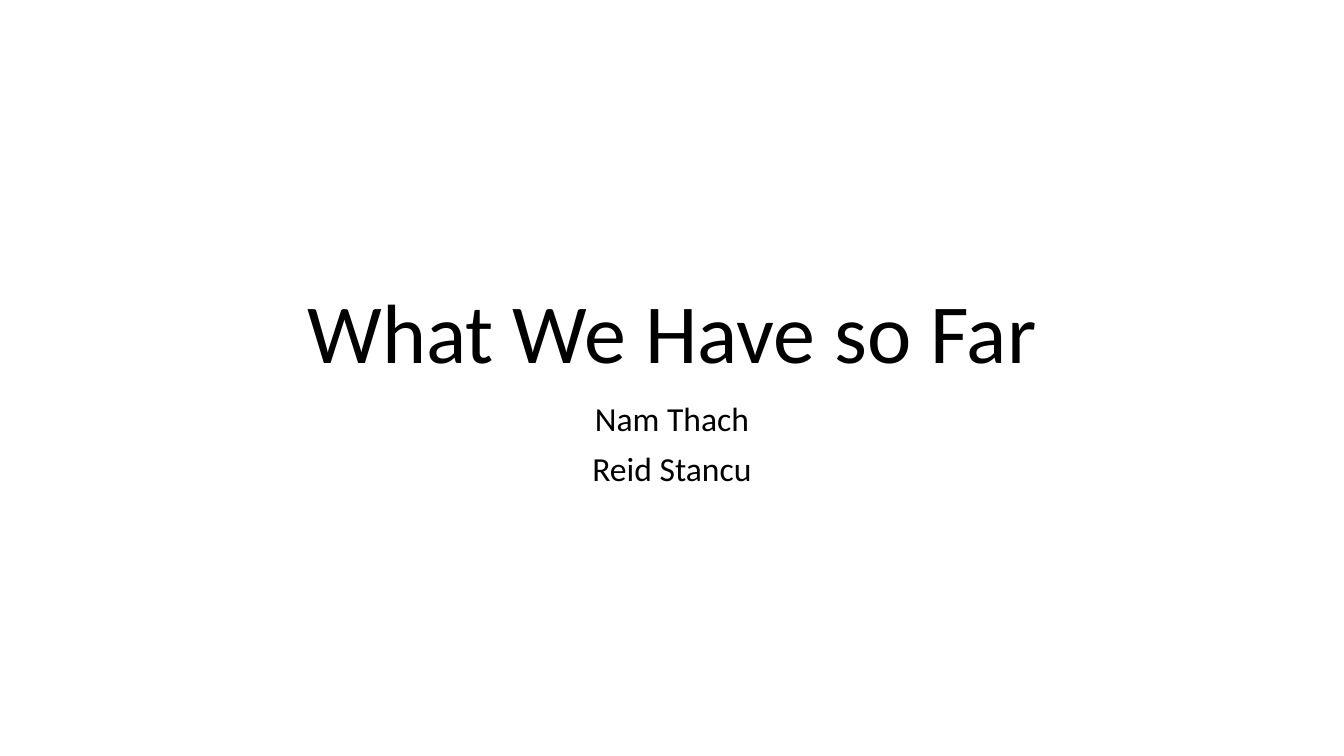
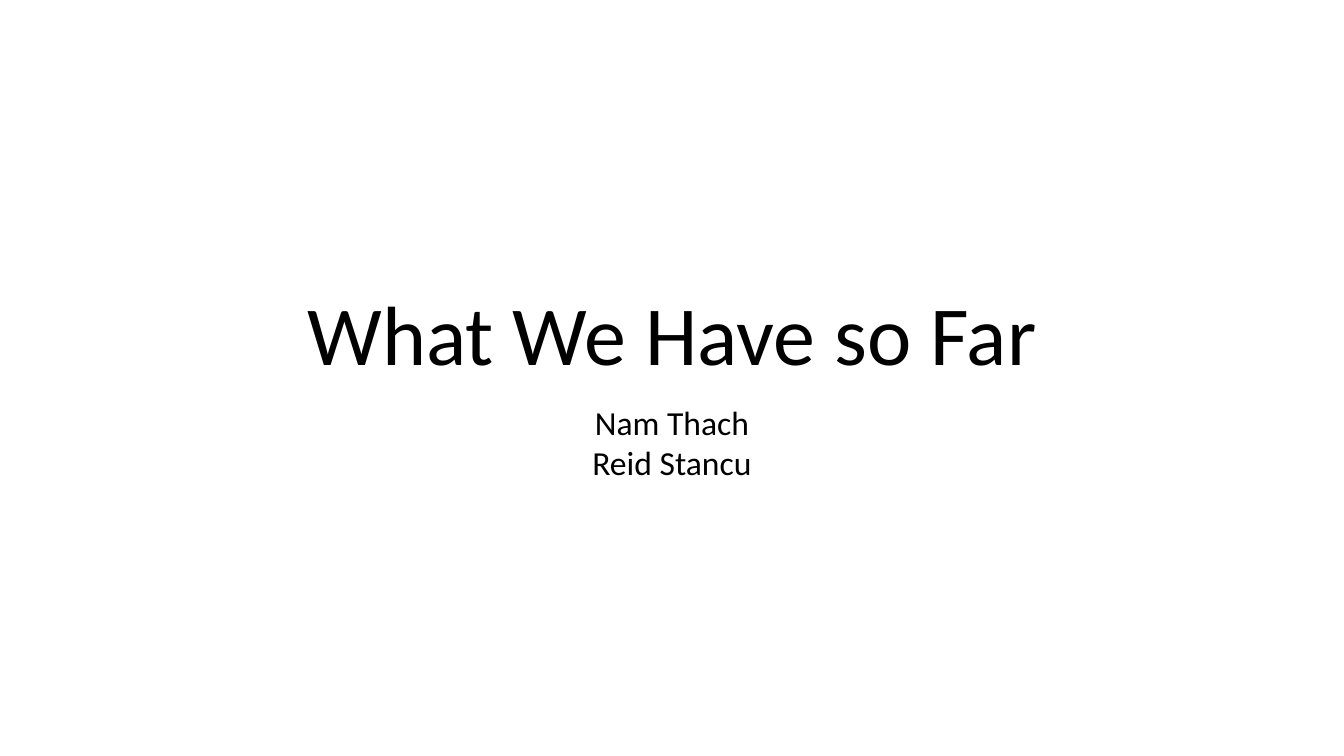
Before and after one commit to Nammy1101/ENGG-Final-year-Project, a slide deck: slide 1 of Documents and Slides/4thYearProjectPresOct21st2014.pptx. Drawn at 1344x756 pixels with LibreOffice and Linux fonts; fonts in the diff are those of the drawing. Boxes give left, top, right and bottom in pixels: in the first picture for what was removed or moved away, otherwise in the second. Text is boxed around its words. In the diff, an @@ line names an element or a change of style, - is before the commit and + after.

```diff
--- a/Documents and Slides/4thYearProjectPresOct21st2014.pptx
+++ b/Documents and Slides/4thYearProjectPresOct21st2014.pptx
@@ text "What We Have so Far" at bbox=[307, 306, 1036, 366]: line spacing 0.9 to 1 @@
@@ text "Nam Thach" at bbox=[592, 411, 752, 476]: line spacing 0.9 to 1; less space between paragraphs @@
```
Also in this commit, not shown: 2 other slides changed, 3 slides added.
